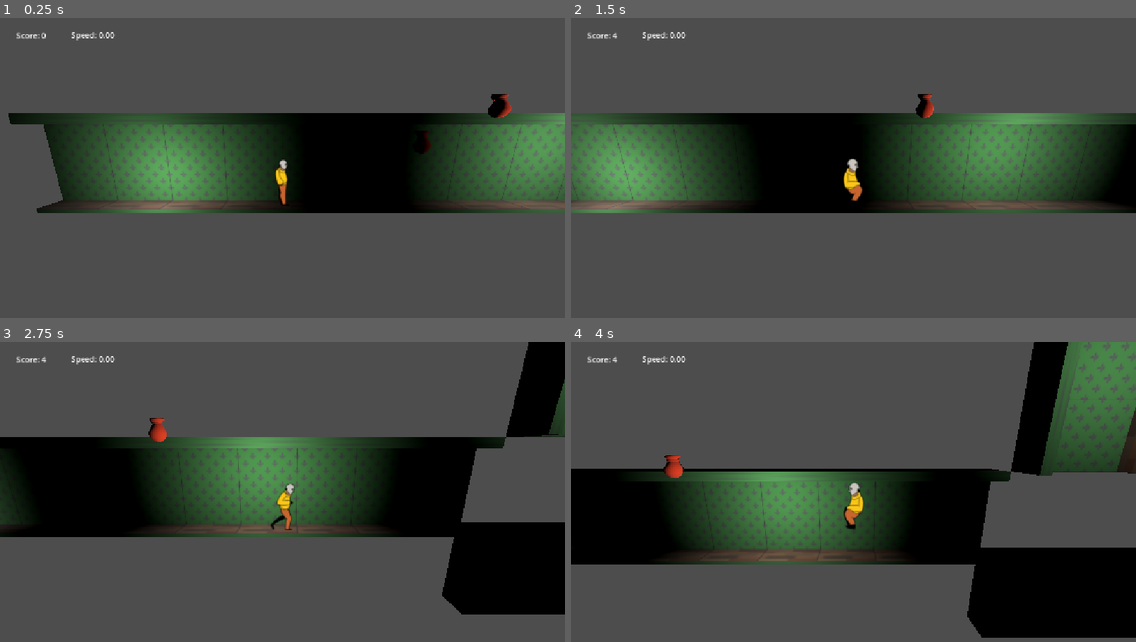
Above: before the commit, frames 1-4 (two rows, left to right).
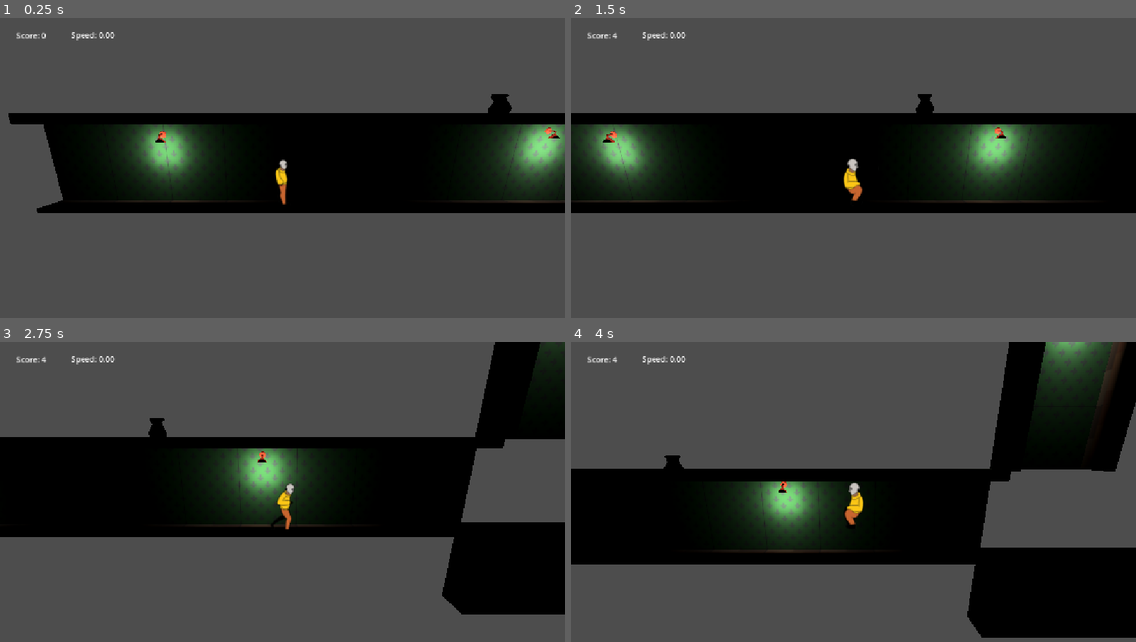
Above: after the commit, the same moments.

Repository: jinsato0422/haunted-mansion
Game: Godot game, scene res://Scenes/Game.tscn
Two runs of this game, one before a commit and one after it. Both use one fixed random seed, a clock stepped at 60 frames per second and the inputs below.
Inputs:
- Up to frame 1 (0.25 s): no input
- Up to frame 2 (1.5 s): tap Enter at 0.5 s; hold D (move_right) 0.53-1.28 s; hold Ctrl (grab) 0.53-1.28 s; tap Space (jump) at 0.77 s; hold S (down) from 1.28 s (still down); tap E (interact) at 1.35 s
- Up to frame 3 (2.75 s): tap Space (jump) at 1.52 s; release S (down) at 2.03 s; hold D (move_right) from 2.03 s (still down); hold Shift (run) from 2.03 s (still down)
- Up to frame 4 (4 s): release Shift (run) at 2.78 s; tap Ctrl (grab) at 2.85 s; tap Space (jump) at 3.02, 3.77 s; release D (move_right) at 3.53 s; hold A (move_left) from 3.53 s (still down); tap E (interact) at 3.6 s

The runs differ from the first frame. In frame 1, 21% of the frame differs, in the area x 4-100%, y 25-66%; in frame 2, 22%, in the area x 0-100%, y 25-66%; in frame 3, 16%; in frame 4, 20%.

Commit message:
added hall lights with model

Diff:
--- a/Scenes/Game.tscn
+++ b/Scenes/Game.tscn
@@ -53,8 +53,11 @@
 [node name="SM_Hall_8M2" parent="." unique_id=663008911 instance=ExtResource("5_ucghm")]
 transform = Transform3D(-4.371139e-08, -1, 0, 1, -4.371139e-08, 0, 0, 0, 1, 19, 3, 0)
 
+[node name="SM_Hall_8M" parent="SM_Hall_8M2/Hall_grp" parent_id_path=PackedInt32Array(663008911, 90706149) index="0" unique_id=112162706]
+transform = Transform3D(1, 0, 0, 0, 1, 0, 0, 0, 1, 0, 0, -1)
+
 [node name="Light" parent="." unique_id=1034226516 instance=ExtResource("7_yfthy")]
-transform = Transform3D(1, 0, 0, 0, 1, 0, 0, 0, 1, 8.879162, 2.0266151, 1.4965367)
+transform = Transform3D(1, 0, 0, 0, 1, 0, 0, 0, 1, 8.879162, 2.5018725, -0.89392495)
 
 [node name="SM_Hall_8M3" parent="." unique_id=1454369697 instance=ExtResource("5_ucghm")]
 transform = Transform3D(1, 0, 0, 0, 1, 0, 0, 0, 1, 0, 0, -1)
@@ -66,10 +69,10 @@
 transform = Transform3D(1, 0, 0, 0, 1, 0, 0, 0, 1, 16, -3, -1)
 
 [node name="Light2" parent="." unique_id=440837327 instance=ExtResource("7_yfthy")]
-transform = Transform3D(1, 0, 0, 0, 1, 0, 0, 0, 1, -4, 1, 1)
+transform = Transform3D(1, 0, 0, 0, 1, 0, 0, 0, 1, -4, 2.3747528, -0.95481086)
 
 [node name="Light3" parent="." unique_id=2093226375 instance=ExtResource("7_yfthy")]
-transform = Transform3D(1, 0, 0, 0, 1, 0, 0, 0, 1, 18, 6, 3)
+transform = Transform3D(1, 0, 0, 0, 1, 0, 0, 0, 1, 17.681894, 7.8465567, -0.84413815)
 
 [connection signal="collected" from="Treasure" to="." method="_on_treasure_collected"]
 [connection signal="collected" from="Treasure2" to="." method="_on_treasure_collected"]
--- a/Scenes/light.tscn
+++ b/Scenes/light.tscn
@@ -1,6 +1,12 @@
 [gd_scene format=3 uid="uid://cambo0qm4fntl"]
+
+[ext_resource type="PackedScene" uid="uid://d2lug08s13bk7" path="res://Assets/3D/SM_WallLight.fbx" id="1_veqsg"]
 
 [node name="Light" type="Node3D" unique_id=1034226516]
 
 [node name="AreaLight3D" type="AreaLight3D" parent="." unique_id=785963024]
+transform = Transform3D(1, 0, 0, 0, 1, 0, 0, 0, 1, 0, -0.54951406, 0.23313409)
 light_energy = 7.02
+
+[node name="SM_WallLight" parent="." unique_id=1976746658 instance=ExtResource("1_veqsg")]
+transform = Transform3D(1, 0, 0, 0, 1, 0, 0, 0, 1, -1.0353655, -2.150892, -0.017233372)
--- a/Scenes/player.tscn
+++ b/Scenes/player.tscn
@@ -291,7 +291,7 @@
 sprite_frames = SubResource("SpriteFrames_770x4")
 animation = &"falling"
 autoplay = "idle"
-frame_progress = 0.35035664
+frame_progress = 0.22309789
 
 [node name="Camera3D" type="Camera3D" parent="." unique_id=1823546937]
 transform = Transform3D(1, 0, 0, 0, 0.97199607, 0.23499715, 0, -0.23499715, 0.97199607, 0, 1.7359571, 6.488817)
Binary file added: Assets/3D/SM_WallLight.fbx
Not shown, added: Assets/3D/SM_WallLight.fbx.import
